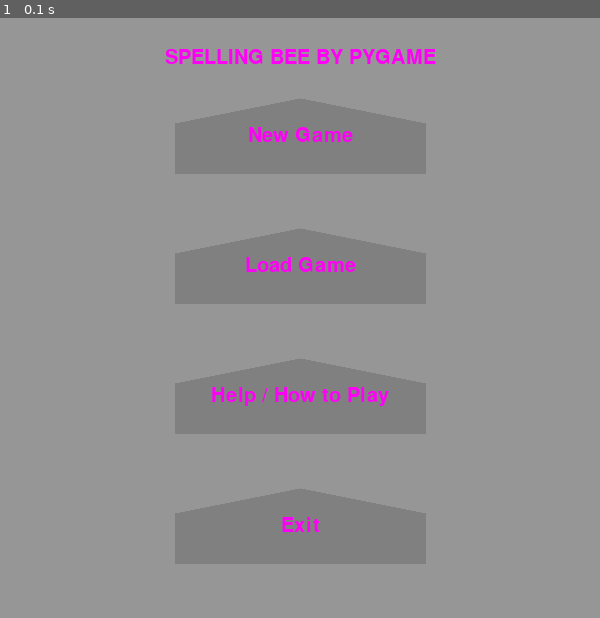
Above: before the commit, frame 1.
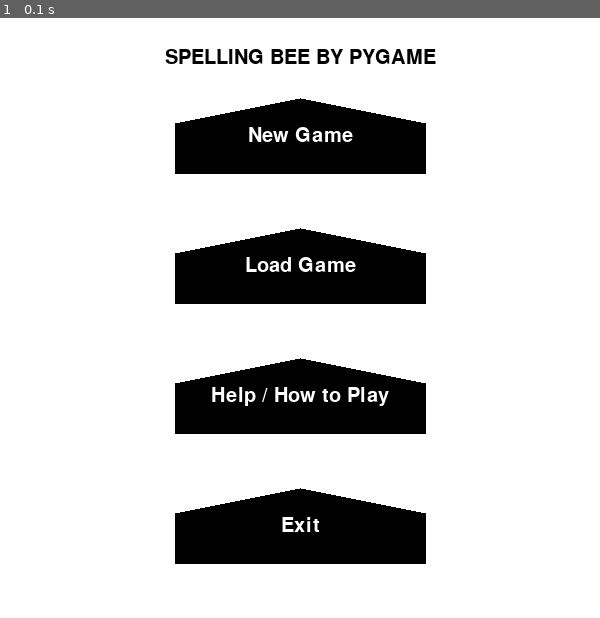
Above: after the commit, the same moment.

Repository: mucsci-students/2023sp-420-PyGame
Game: pygame game, started from PyGame.py
The game is run twice, just before and just after one commit, with the same random seed, the same clock (stepped at 60 frames per second) and the same inputs.
Inputs:
- Up to frame 1 (0.1 s): no input

The runs differ from the first frame. In frame 1, 100% of the frame differs, in the area x 0-100%, y 0-100%.

Commit message:
Unit tests done

Diff:
--- a/MVC/View_GUI/gui_main_menu.py
+++ b/MVC/View_GUI/gui_main_menu.py
@@ -14,7 +14,7 @@
     pygame.display.set_caption('Main Menu PYGAME')
 
     # Define some colors
-    WHITE = (255, 0, 247)
+    WHITE = (255,255,255)
     BLACK = (0, 0, 0)
     GRAY = (128, 128, 128)
 
@@ -53,12 +53,12 @@
             (BOX_X, NEW_GAME_BOX_Y + half_height + BOX_HEIGHT),
             (BOX_X, NEW_GAME_BOX_Y + half_height)
         ]
-        new_game_box = pygame.draw.polygon(DISPLAY_SURFACE, GRAY, hexagon_points)
-        load_game_box = pygame.draw.polygon(DISPLAY_SURFACE, GRAY, [tuple(map(sum, zip(point, (0, BOX_HEIGHT + BOX_SPACING)) )) for point in hexagon_points])
-        help_box = pygame.draw.polygon(DISPLAY_SURFACE, GRAY, [tuple(map(sum, zip(point, (0, 2 * BOX_HEIGHT + 2 * BOX_SPACING)) )) for point in hexagon_points])
-        exit_box = pygame.draw.polygon(DISPLAY_SURFACE, GRAY, [tuple(map(sum, zip(point, (0, 3 * BOX_HEIGHT + 3 * BOX_SPACING)) )) for point in hexagon_points])
+        new_game_box = pygame.draw.polygon(DISPLAY_SURFACE, BLACK, hexagon_points)
+        load_game_box = pygame.draw.polygon(DISPLAY_SURFACE, BLACK, [tuple(map(sum, zip(point, (0, BOX_HEIGHT + BOX_SPACING)) )) for point in hexagon_points])
+        help_box = pygame.draw.polygon(DISPLAY_SURFACE, BLACK, [tuple(map(sum, zip(point, (0, 2 * BOX_HEIGHT + 2 * BOX_SPACING)) )) for point in hexagon_points])
+        exit_box = pygame.draw.polygon(DISPLAY_SURFACE, BLACK, [tuple(map(sum, zip(point, (0, 3 * BOX_HEIGHT + 3 * BOX_SPACING)) )) for point in hexagon_points])
 
-        title_text_surface = FONT.render(HEADER_TEXT, True, WHITE)
+        title_text_surface = FONT.render(HEADER_TEXT, True, BLACK)
         title_text_rect = title_text_surface.get_rect(center=((WINDOW_WIDTH/2), BOX_Y_START/2))
         DISPLAY_SURFACE.blit(title_text_surface, title_text_rect)
 
@@ -110,7 +110,7 @@
                     WINDOW_WIDTH = w
                     WINDOW_HEIGHT = h
             # Draw the screen
-            DISPLAY_SURFACE.fill([150,150,150])
+            DISPLAY_SURFACE.fill([255,255,255])
             draw_boxes()
             pygame.display.update()
 
